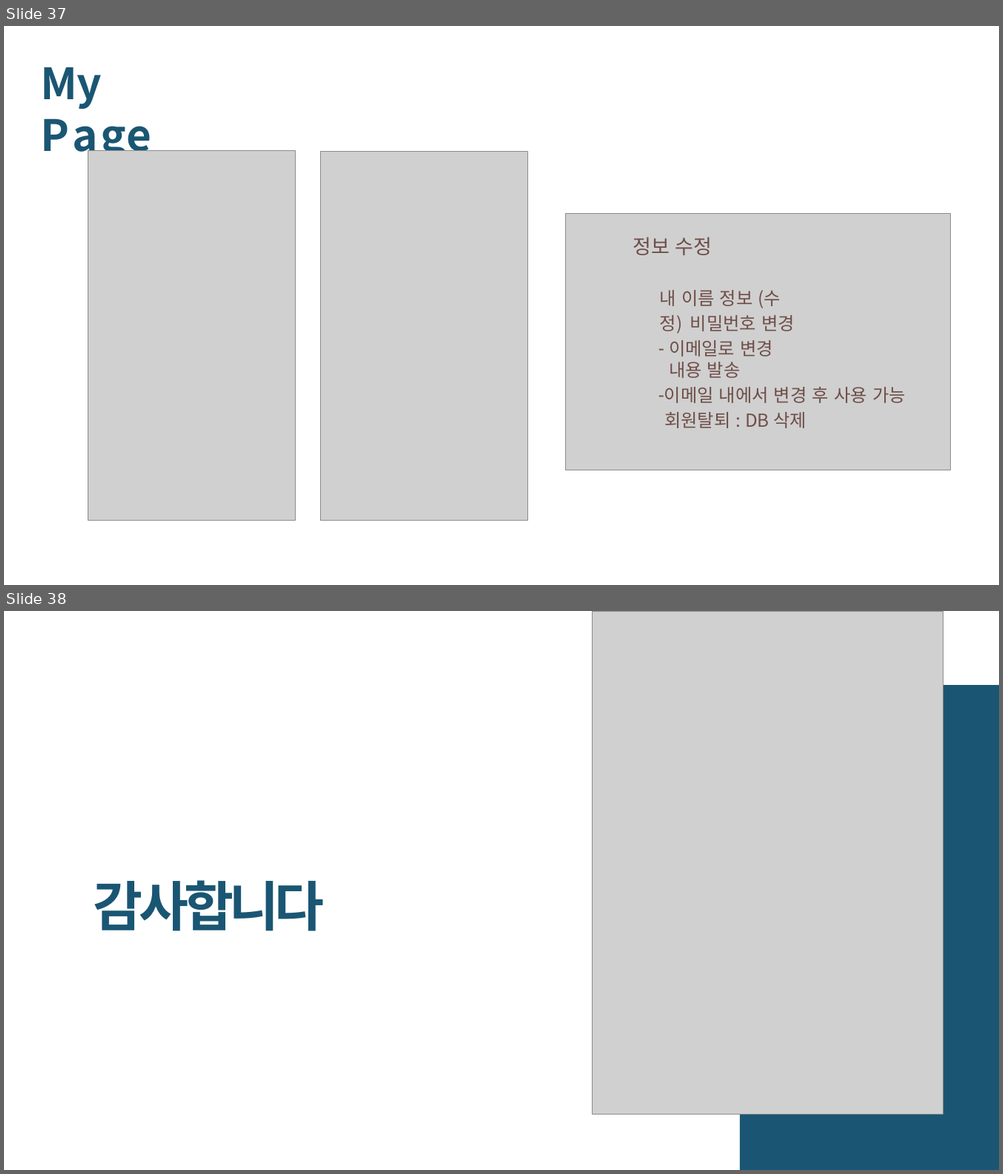
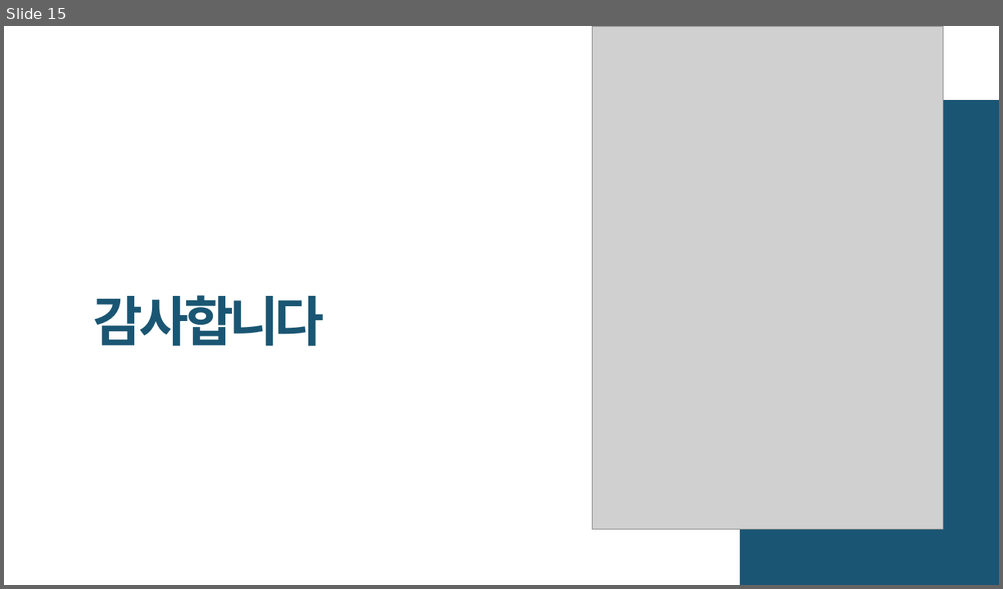
Before and after one commit to realsingeriu/FB9-todoList, a slide deck: 개발자 포트폴리오 - 배경태.pptx. Shown one above the other, each under a label of ours: slides 37 and 38 before the commit, slide 15 after it. The pictures are 1003x1174 and 1003x589 pixels, drawn with LibreOffice and Linux fonts; fonts in the diff are those of the drawing; grey boxes stand for pictures; background and template pictures are left out. Boxes give left, top, right and bottom in pixels: in the first picture for what was removed or moved away, otherwise in the second. Text is boxed around its words. In the diff, an @@ line names an element or a change of style, - is before the commit and + after.

Commit message:
프로파일 페이지 추가 및 비밀번호 변경 추가

```diff
--- a/개발자 포트폴리오 - 배경태.pptx
+++ b/개발자 포트폴리오 - 배경태.pptx
@@ slide 37 removed at [4,26,999,585], background #FFFFFF @@
@@ title removed at [40,67,151,162] @@
-My Page
@@ picture removed at [88,151,295,521] @@
@@ picture removed at [320,151,528,521] @@
@@ picture removed at [565,213,950,471] @@
@@ text removed at [632,237,905,429] @@
-정보 수정
-내 이름 정보 (수정) 비밀번호 변경
-– 이메일로 변경 내용 발송
-– 이메일 내에서 변경 후 사용 가능 회원탈퇴 : DB 삭제
@@ what was slide 38 is now slide 15 @@
```
Also in this commit, not shown: 8 slides changed, 2 slides added, 24 other slides removed, 5 other files.
